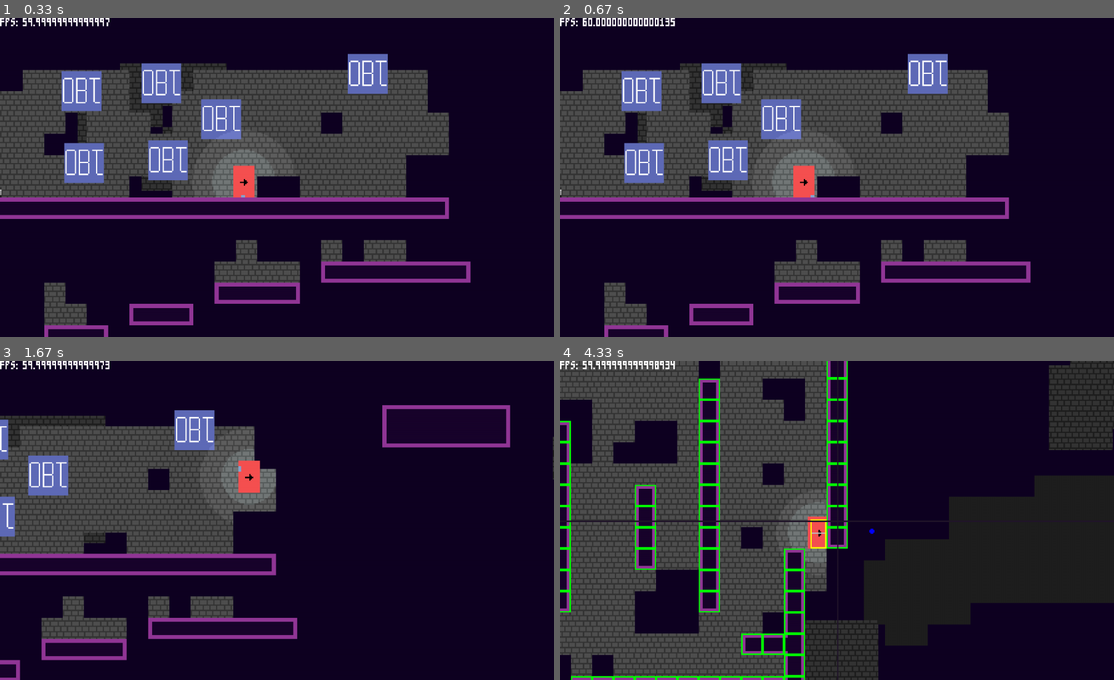
Above: before the commit, frames 1-4 (two rows, left to right).
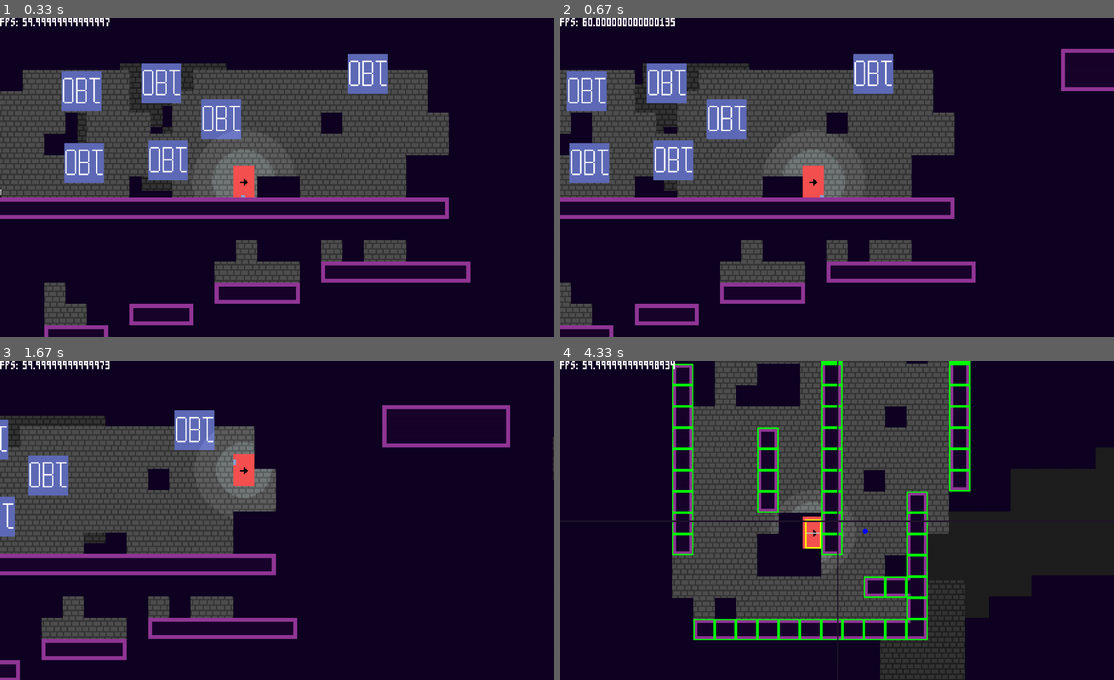
Above: after the commit, the same moments.

Repository: towella/platformer_test
Game: pygame game, started from code/main.py
Same seed, same stepped clock (60 frames per second), same inputs: the game is played once before the commit and once after it.
Inputs (mouse positions are in pixels of both pictures, inside the frame that each line leads up to):
- Up to frame 1 (0.33 s): no input
- Up to frame 2 (0.67 s): tap Shift at 0.33 s
- Up to frame 3 (1.67 s): hold D 0.67-1.13 s; hold R 1.17-1.47 s; hold W 1.17-1.47 s; hold W from 1.5 s (still down); move the mouse to (144, 523) at 1.53 s; tap . at 1.65 s
- Up to frame 4 (4.33 s): release W at 1.8 s; hold D 1.83-2.3 s; hold A 2.33-2.87 s; hold S 2.9-3.2 s; tap . at 3.05, 3.38 s; hold A 3.23-3.63 s; tap Z at 3.3, 3.6, 3.73, 4.13 s; hold W 3.67-4.03 s; hold D from 4.07 s (still down)

Frame 1 is identical in both runs. In frame 2, 27% of the frame differs, in the area x 0-100%, y 9-100%; in frame 3, 0.8%; in frame 4, 61%, in the area x 0-100%, y 0-100%.

Commit message:
Wall Jumping
- Horizontal wall kick velocity is added gradually over a set time period rather than in a single frame.
- No horizontal directional input will be registered during wall jump kick off window (time where vel is added). Control regained as soon as window is complete. Otherwise unfair for player not to be able to direct character.
- When player is on wall, now stays sliding, even when no directional input is registered, until either: the wall ends, the player moves off wall.
- Sticky walls implemented. Window of time when player leaves wall where wall jump is still accepted. (i.e. wall jump coyote time).

Diff:
--- a/code/player.py
+++ b/code/player.py
@@ -90,7 +90,7 @@
         self.jump_hold_timer = self.jump_max  # amount of time jump has been held. Not related to allowing initial jumps
 
         # - double jump -
-        self.can_double_jump = True
+        self.can_double_jump = False
         # - coyote time -
         self.coyote_timer = 0  # times the frames since left the floor
         self.coyote_max = 5  # maximum time for a coyote jump to occur
@@ -107,16 +107,18 @@
         # (starts on max to prevent buffer jump being cued on start)
 
         # -- Wall slide/jump --
-        self.on_wall = False
-        self.can_wall_jump = True
+        self.on_wall = False  # if player is currently touching wall
+        self.can_wall_jump = True  # whether allowed to wall jump or not
+        self.wall_jumping = False  # whether player is in wall jump (should have x wall kick vel applied)
+        self.wall_jump_max = 5  # timer for duration of wall jump
         self.on_wall_right = -1  # used to multiply wall x offset to change direction
         self.wall_jump_speed = 7  # wall jump upwards speed
-        self.wall_kick_speed = 15  # horizontal velocity gained away from wall when wall jumping
+        self.wall_kick_speed = 3  # horizontal velocity gained away from wall when wall jumping
         self.wall_term_vel = 2  # maximum fall (slide) speed when on a wall
         self.extended_wall_jumps = False
         # - sticky wall -
-        self.sticky_wall_timer = 0
         self.sticky_wall_max = 5
+        self.sticky_wall_timer = self.sticky_wall_max
         # - buffer wall jump -
         self.wall_jumpbuff_max = 7  # max time a buffered wall jump can be cued before it is removed (in frames)
 
@@ -192,7 +194,7 @@
         #### horizontal movement ####
         # -- walk --
         # the not self.'side'_pressed prevents holding a direction and hitting the other at the same time to change direction
-        if (keys[pygame.K_d] or self.get_controller_input('right')) and not self.left_pressed:
+        if (keys[pygame.K_d] or self.get_controller_input('right')) and not self.left_pressed and not self.wall_jumping:
             if not self.crouching:
                 self.direction.x = self.speed_x
             else:
@@ -202,7 +204,7 @@
         else:
             self.right_pressed = False
 
-        if (keys[pygame.K_a] or self.get_controller_input('left')) and not self.right_pressed:
+        if (keys[pygame.K_a] or self.get_controller_input('left')) and not self.right_pressed and not self.wall_jumping:
             if not self.crouching:
                 self.direction.x = -self.speed_x
             else:
@@ -214,7 +216,7 @@
 
         # -- dash --
         # if wanting to dash and not holding the button
-        if (keys[pygame.K_PERIOD] or self.get_controller_input('dash')) and not self.dash_pressed:
+        if (keys[pygame.K_LSHIFT] or keys[pygame.K_RSHIFT] or self.get_controller_input('dash')) and not self.dash_pressed:
             # if only just started dashing, dashing is true and dash direction is set. Prevents changing dash dir during dash
             if not self.dashing:
                 self.dashing = True
@@ -227,7 +229,7 @@
             self.dashbuff_timer = 0  # set to 0 ready for next buffdash
             self.dash_pressed = True
         # neccessary to prevent repeated dashes on button hold
-        elif not keys[pygame.K_PERIOD] and not self.get_controller_input('dash'):
+        elif not keys[pygame.K_LSHIFT] and not keys[pygame.K_RSHIFT] and not self.get_controller_input('dash'):
             self.dash_pressed = False
 
         self.dash(dt)
@@ -388,22 +390,29 @@
         else:
             self.coyote_timer += round(1 * dt)  # increments when not on the ground
 
+        # -- sticky wall time --
+        if self.on_wall:
+            self.sticky_wall_timer = 0  # reset on wall
+        else:
+            self.sticky_wall_timer += round(1 * dt)  # increments when not on wall
+
         # - reset -
         if self.on_ground:
             self.jumping = False
         if self.on_ground or self.on_wall:
             self.can_double_jump = True
+            self.wall_jumping = False
         if not self.jump_pressed:
             self.can_wall_jump = True
 
         # - wall jump -
         # before normal jump. Prevents double jump being checked before wall jump (BAD: infinite double jumps up walls)
-        # if on wall
+        # if on wall or within sticky wall lenience window
         # input within jump window
         # not on the ground (so ground jump takes prescendence over wall jump)
         # allowed to wall jump (button has been lifted since last wall jump)
         # wanting jump (jump pressed)
-        if self.on_wall and self.jump_timer < self.wall_jumpbuff_max and not \
+        if self.sticky_wall_timer < self.sticky_wall_max and self.jump_timer < self.wall_jumpbuff_max and not \
                 self.on_ground and self.can_wall_jump and self.jump_pressed:
             self.direction.y = -self.wall_jump_speed
             # sideways kick off, thrust opposite facing dir.
@@ -411,6 +420,7 @@
             # // dt to counteract later * by dt. prevents dt being applied to instantaneous movement
             self.direction.x = (self.wall_kick_speed // dt) * -self.on_wall_right
             self.dashing = False
+            self.wall_jumping = True
             self.can_wall_jump = False
             if self.extended_wall_jumps:
                 self.jumping = True  # (wall jump)
@@ -447,6 +457,12 @@
         # if already jumping (has hopped) and not exceeding max jump and want to jump still
         elif self.jumping and self.jump_hold_timer < self.jump_max and self.jump_pressed:
             self.direction.y = -self.jump_speed
+
+        # - continue wall jump velocity -
+        if self.wall_jumping and self.jump_timer < self.wall_jump_max:
+            self.direction.x = self.wall_kick_speed * -self.on_wall_right
+        else:
+            self.wall_jumping = False
 
         self.jump_timer += round(1 * dt)  # increments the timer (time since jump input if jump hasnt been executed yet)
         self.jump_hold_timer += round(1 * dt)  # increments timer (time jump has been held for)
@@ -512,7 +528,10 @@
     # checks collision for a given hitbox (the player's) against given tiles on the x
     def collision_x(self, tiles):
         collision_offset = [0, 0]  # position hitbox is to be corrected to after checks
-        self.on_wall = False
+        # if on wall on prev frame, push one pixel towards wall so collision checks == true. Stays sliding on wall
+        if self.on_wall:
+            self.hitbox.x += self.on_wall_right
+        self.on_wall = False  # assume false until proven true
 
         top = False
         top_margin = False
--- a/rooms/room_0.tmx
+++ b/rooms/room_0.tmx
@@ -399,7 +399,7 @@
    </object>
    <object id="8" template="tiled_templates/Spawn.tx" name="room_1" class="Spawn" x="1440" y="1063.36">
     <properties>
-     <property name="player_facing" value="right"/>
+     <property name="player_facing" value="left"/>
     </properties>
    </object>
    <object id="14" template="tiled_templates/Spawn.tx" name="1" class="Spawn" x="335.916" y="200.154">
--- a/rooms/room_1.tmx
+++ b/rooms/room_1.tmx
@@ -1,95 +1,113 @@
 <?xml version="1.0" encoding="UTF-8"?>
-<map version="1.9" tiledversion="1.9.0" orientation="orthogonal" renderorder="right-down" width="29" height="20" tilewidth="16" tileheight="16" infinite="0" nextlayerid="22" nextobjectid="9">
+<map version="1.9" tiledversion="1.9.0" orientation="orthogonal" renderorder="right-down" width="70" height="26" tilewidth="16" tileheight="16" infinite="0" nextlayerid="22" nextobjectid="9">
  <tileset firstgid="1" source="../assets/level_assets/tiles/tile_set_template/tile_set_template.tsx"/>
  <tileset firstgid="101" source="../assets/level_assets/decoration objects/object_set_template/object_set_template.tsx"/>
  <group id="14" name="visuals">
   <group id="16" name="bg decoration">
-   <layer id="20" name="background tile 1" class="tile decoration" width="29" height="20">
+   <layer id="20" name="background tile 1" class="tile decoration" width="70" height="26">
     <data encoding="csv">
-0,0,0,0,0,0,0,0,0,0,0,0,0,0,0,0,0,0,0,0,0,0,0,0,0,0,0,0,0,
-0,0,0,0,0,0,0,0,0,0,0,0,0,0,0,0,0,0,0,0,0,0,0,61,61,61,61,61,0,
-0,0,0,0,0,0,0,0,0,0,0,0,0,0,0,0,0,0,0,0,0,0,0,0,0,61,0,0,0,
-0,0,0,0,0,0,0,0,0,0,0,0,0,0,0,0,0,0,0,0,0,0,0,0,0,61,61,61,0,
-0,0,0,0,0,0,0,0,0,0,61,0,0,0,0,0,0,0,0,0,0,0,0,0,0,0,61,61,0,
-0,0,0,0,0,0,0,0,0,0,61,61,0,0,0,0,0,0,0,0,0,0,0,0,0,0,61,0,0,
-0,0,0,0,0,0,0,0,0,0,61,61,0,0,0,0,0,0,0,0,0,0,0,0,0,0,61,61,0,
-0,0,0,0,0,0,61,61,0,61,61,61,61,0,0,0,0,0,0,0,0,0,0,0,0,0,0,61,0,
-0,0,0,0,0,0,61,61,61,61,61,61,61,0,0,0,0,0,0,0,0,61,0,0,0,0,0,61,0,
-0,61,61,0,0,0,61,61,61,61,61,0,61,0,0,0,0,0,0,0,61,61,0,0,0,0,0,61,0,
-0,61,61,0,0,0,61,0,0,0,0,0,61,0,0,0,0,0,0,61,61,61,61,0,0,0,0,0,0,
-0,61,61,61,61,61,0,0,0,0,0,0,61,0,0,0,0,0,0,61,0,0,61,0,0,0,0,0,0,
-0,61,61,61,0,61,0,0,0,0,0,0,61,0,0,0,0,0,0,61,61,61,61,0,0,0,0,0,0,
-0,61,0,0,61,61,0,0,0,0,0,0,61,0,0,0,0,0,0,61,61,0,61,61,0,0,0,0,0,
-0,61,61,61,61,0,0,0,0,0,0,0,61,61,0,0,0,0,0,61,61,61,0,61,0,0,0,0,0,
-61,61,61,61,61,0,0,0,0,0,0,0,61,61,0,0,0,0,0,61,61,61,61,61,0,0,0,61,0,
-61,61,61,61,61,0,0,0,0,0,0,0,61,61,0,0,0,61,0,61,61,61,61,61,0,0,61,61,0,
-61,61,0,61,0,0,0,0,0,0,0,0,61,61,0,0,61,61,0,61,61,61,61,61,0,61,61,61,0,
-61,61,61,61,0,0,0,0,0,0,0,0,61,61,0,0,61,61,0,0,61,61,61,61,0,61,61,61,0,
-0,0,0,0,0,0,0,0,0,0,0,0,0,0,0,0,0,0,0,0,0,0,0,0,0,0,0,0,0
+0,0,0,0,0,0,0,0,0,0,0,0,0,0,0,0,0,0,0,0,0,0,0,0,0,0,0,0,0,0,0,0,0,0,0,0,0,0,0,0,0,0,0,0,0,0,0,0,0,0,0,0,0,0,0,0,0,0,0,0,0,0,0,0,0,0,0,0,0,0,
+0,0,0,0,0,0,0,0,0,0,0,0,0,0,0,0,0,0,0,0,0,0,0,0,0,0,0,0,0,0,0,0,0,0,0,0,0,0,0,0,0,0,0,0,0,0,0,0,0,0,0,0,0,0,0,0,0,0,0,0,0,0,0,0,0,0,0,0,0,0,
+0,0,0,0,0,0,0,0,0,0,0,0,0,0,0,0,0,0,0,0,0,0,0,0,0,0,0,0,0,0,0,0,0,0,0,0,0,0,0,0,0,0,0,0,0,0,0,0,0,0,0,0,0,0,0,0,0,0,0,0,0,0,0,0,0,0,0,0,0,0,
+0,0,0,0,0,0,0,0,0,0,0,0,0,0,0,0,0,0,0,0,0,0,0,0,0,0,0,0,0,0,0,0,0,0,0,0,0,0,0,0,0,0,0,0,0,0,0,0,0,0,0,0,0,0,0,0,0,0,0,0,0,0,0,0,0,0,0,0,0,0,
+0,0,0,0,0,0,0,0,0,0,0,0,0,0,0,0,0,0,0,0,0,0,0,0,0,0,0,0,0,0,0,0,0,0,0,0,0,0,0,0,0,0,0,0,0,0,0,0,0,0,0,0,0,0,0,0,0,0,0,0,0,0,0,0,0,0,0,0,0,0,
+0,0,0,0,0,0,0,0,0,0,0,0,0,0,0,0,0,0,0,0,0,0,0,0,0,0,0,0,0,0,0,0,0,0,0,0,0,0,0,0,0,0,0,0,0,0,0,0,0,0,0,0,0,0,0,0,0,0,0,0,0,0,0,0,0,0,0,0,0,0,
+0,0,0,0,0,0,0,0,0,0,0,0,0,0,0,0,0,0,0,0,0,0,0,0,0,0,0,0,0,0,0,0,0,0,0,0,0,0,0,0,0,0,0,0,0,0,0,0,0,0,0,0,0,0,0,0,0,0,0,0,0,0,0,0,0,0,0,0,0,0,
+0,0,0,0,0,0,0,0,0,0,0,0,0,0,0,0,0,0,0,0,0,0,0,61,61,61,61,61,0,0,0,0,0,0,0,0,0,0,0,0,0,0,0,0,0,0,0,0,0,0,0,0,0,0,0,0,0,0,0,0,0,0,0,0,0,0,0,0,0,0,
+0,0,0,0,0,0,0,0,0,0,0,0,0,0,0,0,0,0,0,0,0,0,0,0,0,61,0,0,0,0,0,0,0,0,0,0,0,0,0,0,0,0,0,0,0,0,0,0,0,0,0,0,0,0,0,0,0,0,0,0,0,0,0,0,0,0,0,0,0,0,
+0,0,0,0,0,0,0,0,0,0,0,0,0,0,0,0,0,0,0,0,0,0,0,0,0,61,61,61,0,0,0,0,0,0,0,0,0,0,0,0,0,0,0,0,0,0,0,0,0,0,0,0,0,0,0,0,0,0,0,0,0,0,0,0,0,0,0,0,0,0,
+0,0,0,0,0,0,0,0,0,0,61,0,0,0,0,0,0,0,0,0,0,0,0,0,0,0,61,61,0,0,0,0,0,0,0,0,0,0,0,0,0,0,0,0,0,0,0,0,0,0,0,0,0,0,0,0,0,0,0,0,0,0,0,0,0,0,0,0,0,0,
+0,0,0,0,0,0,0,0,0,0,61,61,0,0,0,0,0,0,0,0,0,0,0,0,0,0,61,0,0,0,0,0,0,0,0,0,0,0,0,0,0,0,0,0,0,0,0,0,0,0,0,0,0,0,0,0,0,0,0,0,0,0,0,0,0,0,0,0,0,0,
+0,0,0,0,0,0,0,0,0,0,61,61,0,0,0,0,0,0,0,0,0,0,0,0,0,0,61,61,0,0,0,0,0,0,0,0,0,0,0,0,0,0,0,0,0,0,0,0,0,0,0,0,0,0,0,0,0,0,0,0,0,0,0,0,0,0,0,0,0,0,
+0,0,0,0,0,0,61,61,0,61,61,61,61,0,0,0,0,0,0,0,0,0,0,0,0,0,0,61,0,0,0,0,0,0,0,0,0,0,0,0,0,0,0,0,0,0,0,0,0,0,0,0,0,0,0,0,0,0,0,0,0,0,0,0,0,0,0,0,0,0,
+0,0,0,0,0,0,61,61,61,61,61,61,61,0,0,0,0,0,0,0,0,61,0,0,0,0,0,61,0,0,0,0,0,0,0,0,0,0,0,0,0,0,0,0,0,0,0,0,0,0,0,0,0,0,0,0,0,0,0,0,0,0,0,0,0,0,0,0,0,0,
+0,61,61,0,0,0,61,61,61,61,61,0,61,0,0,0,0,0,0,0,61,61,0,0,0,0,0,61,0,0,0,0,0,0,0,0,0,0,0,0,0,0,0,0,0,0,0,0,0,0,0,0,0,0,0,0,0,0,0,0,0,0,0,0,0,0,0,0,0,0,
+0,61,61,0,0,0,61,0,0,0,0,0,61,0,0,0,0,0,0,61,61,61,61,0,0,0,0,0,0,0,0,0,0,0,0,0,0,0,0,0,0,0,0,0,0,0,0,0,0,0,0,0,0,0,0,0,0,0,0,0,0,0,0,0,0,0,0,0,0,0,
+0,61,61,61,61,61,0,0,0,0,0,0,61,0,0,0,0,0,0,61,0,0,61,0,0,0,0,0,0,0,0,0,0,0,0,0,0,0,0,0,0,0,0,0,0,0,0,0,0,0,0,0,0,0,0,0,0,0,0,0,0,0,0,0,0,0,0,0,0,0,
+0,61,61,61,0,61,0,0,0,0,0,0,61,0,0,0,0,0,0,61,61,61,61,0,0,0,0,0,0,0,0,0,0,0,0,0,0,0,0,0,0,0,0,0,0,0,0,0,0,0,0,0,0,0,0,0,0,0,0,0,0,0,0,0,0,0,0,0,0,0,
+0,61,0,0,61,61,0,0,0,0,0,0,61,0,0,0,0,0,0,61,61,0,61,61,0,0,0,0,0,0,0,0,0,0,0,0,0,0,0,0,0,0,0,0,0,0,0,0,0,0,0,0,0,0,0,0,0,0,0,0,0,0,0,0,0,0,0,0,0,0,
+0,61,61,61,61,0,0,0,0,0,0,0,61,61,0,0,0,0,0,61,61,61,0,61,0,0,0,0,0,0,0,0,0,0,0,0,0,0,0,0,0,0,0,0,0,0,0,0,0,0,0,0,0,0,0,0,0,0,0,0,0,0,0,0,0,0,0,0,0,0,
+61,61,61,61,61,0,0,0,0,0,0,0,61,61,0,0,0,0,0,61,61,61,61,61,0,0,0,61,0,0,0,0,0,0,0,0,0,0,0,0,0,0,0,0,0,0,0,0,0,0,0,0,0,0,0,0,0,0,0,0,0,0,0,0,0,0,0,0,0,0,
+61,61,61,61,61,0,0,0,0,0,0,0,61,61,0,0,0,61,0,61,61,61,61,61,0,0,61,61,0,0,0,0,0,0,0,0,0,0,0,0,0,0,0,0,0,0,0,0,0,0,0,0,0,0,0,0,0,0,0,0,0,0,0,0,0,0,0,0,0,0,
+61,61,0,61,0,0,0,0,0,0,0,0,61,61,0,0,61,61,0,61,61,61,61,61,0,61,61,61,0,0,0,0,0,0,0,0,0,0,0,0,0,0,0,0,0,0,0,0,0,0,0,0,0,0,0,0,0,0,0,0,0,0,0,0,0,0,0,0,0,0,
+61,61,61,61,0,0,0,0,0,0,0,0,61,61,0,0,61,61,0,0,61,61,61,61,0,61,61,61,0,0,0,0,0,0,0,0,0,0,0,0,0,0,0,0,0,0,0,0,0,0,0,0,0,0,0,0,0,0,0,0,0,0,0,0,0,0,0,0,0,0,
+0,0,0,0,0,0,0,0,0,0,0,0,0,0,0,0,0,0,0,0,0,0,0,0,0,0,0,0,0,0,0,0,0,0,0,0,0,0,0,0,0,0,0,0,0,0,0,0,0,0,0,0,0,0,0,0,0,0,0,0,0,0,0,0,0,0,0,0,0,0
 </data>
    </layer>
    <objectgroup id="21" name="background object 1" class="object decoration">
-    <object id="5" gid="101" x="230" y="151" width="30" height="30"/>
-    <object id="6" gid="101" x="307" y="91" width="30" height="30"/>
-    <object id="7" gid="101" x="178" y="117" width="30" height="30"/>
+    <object id="5" gid="101" x="230" y="247" width="30" height="30"/>
+    <object id="6" gid="101" x="307" y="187" width="30" height="30"/>
+    <object id="7" gid="101" x="178" y="213" width="30" height="30"/>
    </objectgroup>
   </group>
-  <layer id="6" name="hazards" width="29" height="20">
+  <layer id="6" name="hazards" width="70" height="26">
    <data encoding="csv">
-0,0,0,0,0,0,0,0,0,0,0,0,0,0,0,0,0,0,0,0,0,0,0,0,0,0,0,0,0,
-0,0,0,0,0,0,0,0,0,0,0,0,0,0,0,0,0,0,0,0,0,0,0,0,0,0,0,0,0,
-0,11,11,11,0,0,0,0,0,0,0,0,0,0,0,0,0,0,0,0,0,0,0,0,0,0,0,0,0,
-0,0,0,0,0,0,0,0,0,0,0,0,0,0,0,0,0,0,0,0,0,0,0,0,0,0,0,0,0,
-0,0,0,0,0,0,0,0,0,0,0,0,0,0,0,0,0,0,0,0,0,0,0,0,0,0,0,0,0,
-0,0,0,0,0,0,0,0,0,0,0,0,0,0,0,0,0,0,0,0,0,0,0,0,0,0,0,0,0,
-0,0,0,0,0,0,0,0,0,0,0,0,0,0,0,0,0,0,0,0,0,0,0,0,0,0,0,0,0,
-0,0,0,0,0,0,0,0,0,0,0,0,0,0,0,0,0,0,0,0,0,0,0,0,0,0,0,0,0,
-0,0,0,0,0,0,0,0,0,0,0,0,0,0,0,0,0,0,0,0,0,0,0,0,0,0,0,0,0,
-0,0,0,0,0,0,0,0,0,0,0,0,0,0,0,0,0,0,0,0,0,0,0,0,0,0,0,0,0,
-0,0,0,0,0,0,0,0,0,0,0,0,0,0,0,0,0,0,0,0,0,0,0,0,0,0,0,0,0,
-0,0,0,0,0,0,0,0,0,0,0,0,0,0,0,0,0,0,0,0,0,0,0,0,0,0,0,0,0,
-0,0,0,0,0,0,0,0,0,0,0,0,0,0,0,0,0,0,0,0,0,0,0,0,0,0,0,0,0,
-0,0,0,0,0,0,0,0,0,0,0,0,0,0,0,0,0,0,0,0,0,0,0,0,0,0,0,0,0,
-0,0,0,0,0,0,0,0,0,0,0,0,0,0,0,0,0,0,0,0,0,0,0,0,0,0,0,0,0,
-0,0,0,0,0,0,0,0,0,0,0,0,0,0,0,0,0,0,0,0,0,0,0,0,0,0,0,0,0,
-0,0,0,0,0,0,0,0,0,0,0,0,0,0,0,0,0,0,0,0,0,0,0,0,0,0,0,0,0,
-0,0,0,0,0,0,0,0,0,0,0,0,0,0,0,0,0,0,0,0,0,0,0,0,0,0,0,0,0,
-0,0,0,0,0,0,0,0,0,0,0,0,11,11,11,11,11,11,0,11,11,11,11,11,0,11,11,11,0,
-0,0,0,0,0,0,0,0,0,0,0,0,0,0,0,0,0,0,0,0,0,0,0,0,0,0,0,0,0
+0,0,0,0,0,0,0,0,0,0,0,0,0,0,0,0,0,0,0,0,0,0,0,0,0,0,0,0,0,0,0,0,0,0,0,0,0,0,0,0,0,0,0,0,0,0,0,0,0,0,0,0,0,0,0,0,0,0,0,0,0,0,0,0,0,0,0,0,0,0,
+0,0,0,0,0,0,0,0,0,0,0,0,0,0,0,0,0,0,0,0,0,0,0,0,0,0,0,0,0,0,0,0,0,0,0,0,0,0,0,0,0,0,0,0,0,0,0,0,0,0,0,0,0,0,0,0,0,0,0,0,0,0,0,0,0,0,0,0,0,0,
+0,0,0,0,0,0,0,0,0,0,0,0,0,0,0,0,0,0,0,0,0,0,0,0,0,0,0,0,0,0,0,0,0,0,0,0,0,0,0,0,0,0,0,0,0,0,0,0,0,0,0,0,0,0,0,0,0,0,0,0,0,0,0,0,0,0,0,0,0,0,
+0,0,0,0,0,0,0,0,0,0,0,0,0,0,0,0,0,0,0,0,0,0,0,0,0,0,0,0,0,0,0,0,0,0,0,0,0,0,0,0,0,0,0,0,0,0,0,0,0,0,0,0,0,0,0,0,0,0,0,0,0,0,0,0,0,0,0,0,0,0,
+0,0,0,0,0,0,0,0,0,0,0,0,0,0,0,0,0,0,0,0,0,0,0,0,0,0,0,0,0,0,0,0,0,0,0,0,0,0,0,0,0,0,0,0,0,0,0,0,0,0,0,0,0,0,0,0,0,0,0,0,0,0,0,0,0,0,0,0,0,0,
+0,0,0,0,0,0,0,0,0,0,0,0,0,0,0,0,0,0,0,0,0,0,0,0,0,0,0,0,0,0,0,0,0,0,0,0,0,0,0,0,0,0,0,0,0,0,0,0,0,0,0,0,0,0,0,0,0,0,0,0,0,0,0,0,0,0,0,0,0,0,
+0,0,0,0,0,0,0,0,0,0,0,0,0,0,0,0,0,0,0,0,0,0,0,0,0,0,0,0,0,0,0,0,0,0,0,0,0,0,0,0,0,0,0,0,0,0,0,0,0,0,0,0,0,0,0,0,0,0,0,0,0,0,0,0,0,0,0,0,0,0,
+0,0,0,0,0,0,0,0,0,0,0,0,0,0,0,0,0,0,0,0,0,0,0,0,0,0,0,0,0,0,0,0,0,0,0,0,0,0,0,0,0,0,0,0,0,0,0,0,0,0,0,0,0,0,0,0,0,0,0,0,0,0,0,0,0,0,0,0,0,0,
+0,0,0,0,0,0,0,0,0,0,0,0,0,0,0,0,0,0,0,0,0,0,0,0,0,0,0,0,0,0,0,0,0,0,0,0,0,0,0,0,0,0,0,0,0,0,0,0,0,0,0,0,0,0,0,0,0,0,0,0,0,0,0,0,0,0,0,0,0,0,
+0,0,0,0,0,0,0,0,0,0,0,0,0,0,0,0,0,0,0,0,0,0,0,0,0,0,0,0,0,0,0,0,0,0,0,0,0,0,0,0,0,0,0,0,0,0,0,0,0,0,0,0,0,0,0,0,0,0,0,0,0,0,0,0,0,0,0,0,0,0,
+0,0,0,0,0,0,0,0,0,0,0,0,0,0,0,0,0,0,0,0,0,0,0,0,0,0,0,0,0,0,0,0,0,0,0,0,0,0,0,0,0,0,0,0,0,0,0,0,0,0,0,0,0,0,0,0,0,0,0,0,0,0,0,0,0,0,0,0,0,0,
+0,0,0,0,0,0,0,0,0,0,0,0,0,0,0,0,0,0,0,0,0,0,0,0,0,0,0,0,0,0,0,0,0,0,0,0,0,0,0,0,0,0,0,0,0,0,0,0,0,0,0,0,0,0,0,0,0,0,0,0,0,0,0,0,0,0,0,0,0,0,
+0,0,0,0,0,0,0,0,0,0,0,0,0,0,0,0,0,0,0,0,0,0,0,0,0,0,0,0,0,0,0,0,0,0,0,0,0,0,0,0,0,0,0,0,0,0,0,0,0,0,0,0,0,0,0,0,0,0,0,0,0,0,0,0,0,0,0,0,0,0,
+0,0,0,0,0,0,0,0,0,0,0,0,0,0,0,0,0,0,0,0,0,0,0,0,0,0,0,0,0,0,0,0,0,0,0,0,0,0,0,0,0,0,0,0,0,0,0,0,0,0,0,0,0,0,0,0,0,0,0,0,0,0,0,0,0,0,0,0,0,0,
+0,0,0,0,0,0,0,0,0,0,0,0,0,0,0,0,0,0,0,0,0,0,0,0,0,0,0,0,0,0,0,0,0,0,0,0,0,0,0,0,0,0,0,0,0,0,0,0,0,0,0,0,0,0,0,0,0,0,0,0,0,0,0,0,0,0,0,0,0,0,
+0,0,0,0,0,0,0,0,0,0,0,0,0,0,0,0,0,0,0,0,0,0,0,0,0,0,0,0,0,0,0,0,0,0,0,0,0,0,0,0,0,0,0,0,0,0,0,0,0,0,0,0,0,0,0,0,0,0,0,0,0,0,0,0,0,0,0,0,0,0,
+0,0,0,0,0,0,0,0,0,0,0,0,0,0,0,0,0,0,0,0,0,0,0,0,0,0,0,0,0,0,0,0,0,0,0,0,0,0,0,0,0,0,0,0,0,0,0,0,0,0,0,0,0,0,0,0,0,0,0,0,0,0,0,0,0,0,0,0,0,0,
+0,0,0,0,0,0,0,0,0,0,0,0,0,0,0,0,0,0,0,0,0,0,0,0,0,0,0,0,0,0,0,0,0,0,0,0,0,0,0,0,0,0,0,0,0,0,0,0,0,0,0,0,0,0,0,0,0,0,0,0,0,0,0,0,0,0,0,0,0,0,
+0,0,0,0,0,0,0,0,0,0,0,0,0,0,0,0,0,0,0,0,0,0,0,0,0,0,0,0,0,0,0,0,0,0,0,0,0,0,0,0,0,0,0,0,0,0,0,0,0,0,0,0,0,0,0,0,0,0,0,0,0,0,0,0,0,0,0,0,0,0,
+0,0,0,0,0,0,0,0,0,0,0,0,0,0,0,0,0,0,0,0,0,0,0,0,0,0,0,0,0,0,0,0,0,0,0,0,0,0,0,0,0,0,0,0,0,0,0,0,0,0,0,0,0,0,0,0,0,0,0,0,0,0,0,0,0,0,0,0,0,0,
+0,0,0,0,0,0,0,0,0,0,0,0,0,0,0,0,0,0,0,0,0,0,0,0,0,0,0,0,0,0,0,0,0,0,0,0,0,0,0,0,0,0,0,0,0,0,0,0,0,0,0,0,0,0,0,0,0,0,0,0,0,0,0,0,0,0,0,0,0,0,
+0,0,0,0,0,0,0,0,0,0,0,0,0,0,0,0,0,0,0,0,0,0,0,0,0,0,0,0,0,0,0,0,0,0,0,0,0,0,0,0,0,0,0,0,0,0,0,0,0,0,0,0,0,0,0,0,0,0,0,0,0,0,0,0,0,0,0,0,0,0,
+0,0,0,0,0,0,0,0,0,0,0,0,0,0,0,0,0,0,0,0,0,0,0,0,0,0,0,0,0,0,0,0,0,0,0,0,0,0,0,0,0,0,0,0,0,0,0,0,0,0,0,0,0,0,0,0,0,0,0,0,0,0,0,0,0,0,0,0,0,0,
+0,0,0,0,0,0,0,0,0,0,0,0,0,0,0,0,0,0,0,0,0,0,0,0,0,0,0,0,0,0,0,0,0,0,0,0,0,0,0,0,0,0,0,0,0,0,0,0,0,0,0,0,0,0,0,0,0,0,0,0,0,0,0,0,0,0,0,0,0,0,
+0,0,0,0,0,0,0,0,0,0,0,0,11,11,11,11,11,11,0,11,11,11,11,11,0,11,11,11,0,0,0,0,0,0,0,0,0,0,0,0,0,0,0,0,0,0,0,0,0,0,0,0,0,0,0,0,0,0,0,0,0,0,0,0,0,0,0,0,0,0,
+0,0,0,0,0,0,0,0,0,0,0,0,0,0,0,0,0,0,0,0,0,0,0,0,0,0,0,0,0,0,0,0,0,0,0,0,0,0,0,0,0,0,0,0,0,0,0,0,0,0,0,0,0,0,0,0,0,0,0,0,0,0,0,0,0,0,0,0,0,0
 </data>
   </layer>
-  <layer id="1" name="collideable" width="29" height="20">
+  <layer id="1" name="collideable" width="70" height="26">
    <data encoding="csv">
-2,4,4,4,4,4,4,4,4,4,4,4,4,4,4,4,4,4,4,4,4,4,4,4,4,4,4,4,3,
-14,0,0,0,0,0,0,0,0,0,0,0,0,0,0,0,0,0,0,0,0,0,0,0,0,0,0,0,14,
-14,0,0,0,0,0,0,0,0,0,0,0,0,0,0,0,0,0,0,0,0,0,0,0,0,0,0,0,14,
-44,36,36,36,36,36,36,36,36,10,0,0,0,0,0,0,0,0,0,0,0,0,0,0,0,0,0,0,14,
-26,28,28,28,28,28,28,22,37,20,0,0,0,0,0,0,0,0,0,0,0,0,0,0,0,0,0,0,14,
-26,28,28,28,28,22,37,20,0,0,0,0,0,0,0,0,0,0,0,0,0,0,0,0,0,0,0,0,14,
-26,28,28,22,37,20,0,0,0,0,0,0,0,0,0,0,0,0,0,0,0,0,0,0,0,0,0,0,14,
-26,28,22,20,0,0,0,0,0,0,0,0,0,0,0,0,0,0,0,0,0,0,0,0,0,0,0,0,14,
-54,37,20,0,0,0,0,0,0,0,0,0,0,0,0,0,0,0,0,0,0,0,0,0,0,0,0,0,14,
-14,0,0,0,0,0,0,0,0,0,0,17,0,0,0,0,0,0,0,0,0,0,0,0,0,0,0,0,14,
-14,0,0,0,0,0,0,9,36,36,36,45,0,0,0,0,0,0,17,0,0,0,0,0,0,0,0,0,14,
-14,0,0,0,0,0,9,33,28,28,28,27,0,0,0,0,0,0,14,0,0,0,0,0,0,0,0,0,14,
-14,0,0,0,0,0,26,28,28,28,28,27,0,0,0,0,0,0,14,0,0,0,0,0,0,0,0,0,14,
-14,0,0,0,0,0,26,28,28,28,28,27,0,0,0,0,0,0,14,0,0,0,0,0,0,0,0,0,14,
-8,0,0,0,0,9,33,28,28,28,28,27,0,0,0,0,0,0,14,0,0,0,0,0,17,0,0,0,14,
-0,0,0,0,0,26,28,28,28,28,28,27,0,0,0,0,0,0,14,0,0,0,0,0,14,0,0,0,14,
-0,0,0,0,0,26,28,28,28,28,28,27,0,0,0,0,0,0,14,0,0,0,0,0,14,0,0,0,14,
-0,0,0,0,9,33,28,28,28,28,28,27,0,0,0,0,0,0,14,0,0,0,0,0,14,0,0,0,14,
-0,0,0,0,26,28,28,28,28,28,28,27,0,0,0,0,0,0,14,0,0,0,0,0,14,0,0,0,14,
-18,4,4,4,56,37,37,37,37,37,37,57,4,4,4,4,4,4,6,4,4,4,4,4,6,4,4,4,13
+37,37,37,37,37,37,37,37,37,37,37,37,37,37,37,37,37,37,37,37,37,37,37,37,37,37,37,37,37,37,37,37,37,37,37,37,37,37,37,37,37,37,37,37,37,37,37,37,37,37,37,37,37,37,37,37,37,37,37,37,37,37,37,37,37,37,37,37,37,23,
+0,0,0,0,0,0,0,0,0,0,0,0,0,0,0,0,0,0,0,0,0,0,0,0,0,0,0,0,0,0,0,0,0,0,0,0,0,0,0,0,0,0,0,0,0,0,0,0,0,0,0,0,0,0,0,0,0,0,0,0,0,0,0,0,0,0,0,0,0,26,
+0,0,0,0,0,0,0,0,0,0,0,0,0,0,0,0,0,0,0,0,0,0,0,0,0,0,0,0,0,0,0,0,0,0,0,0,0,0,0,0,0,0,0,0,0,0,0,0,0,0,0,0,0,0,0,0,0,0,0,0,0,0,0,0,0,0,0,0,0,26,
+0,0,0,0,0,0,0,0,0,0,0,0,0,0,0,0,0,0,0,0,0,0,0,0,0,0,0,0,0,0,0,0,0,0,0,0,0,0,0,0,0,0,0,0,0,0,0,0,0,0,0,0,0,0,0,0,0,0,0,0,0,0,0,0,0,0,0,0,0,26,
+0,0,0,0,0,0,0,0,0,0,0,0,0,0,0,0,0,0,0,0,0,0,0,0,0,0,0,0,0,0,0,0,0,0,0,0,0,0,0,0,0,0,0,0,0,0,0,0,0,0,0,0,0,0,0,0,0,0,0,0,0,0,0,0,0,0,0,0,0,26,
+40,40,40,40,40,40,40,40,40,40,0,0,0,0,0,0,0,0,0,0,0,0,0,0,0,0,0,0,0,0,0,0,0,0,0,0,0,0,0,0,0,0,0,0,0,0,0,0,0,0,0,0,0,0,0,0,0,0,0,0,0,0,0,0,0,0,0,0,0,26,
+40,40,40,40,40,40,40,40,40,40,0,0,0,0,0,0,0,0,0,0,0,0,0,0,0,0,0,0,0,0,0,0,0,0,0,0,0,0,0,0,0,0,0,0,0,0,0,0,0,0,0,0,0,0,0,0,0,0,0,0,0,0,0,0,0,0,0,0,0,26,
+40,40,40,40,40,40,40,40,0,0,0,0,0,0,0,0,0,0,0,0,0,0,0,0,0,0,0,0,14,0,0,0,0,0,0,0,0,0,0,0,0,0,0,0,0,0,0,0,0,0,0,0,0,0,0,0,0,0,0,0,0,0,0,0,0,0,0,0,0,26,
+40,40,40,40,40,40,0,0,0,0,0,0,0,0,0,0,0,0,0,0,0,0,0,0,0,0,0,0,14,0,0,0,0,0,0,0,0,0,0,0,0,0,0,0,0,0,0,0,0,0,0,0,0,0,0,0,0,0,0,0,0,0,0,0,0,0,0,0,0,26,
+40,40,40,40,40,0,0,0,0,0,0,0,0,0,0,0,0,0,0,0,0,0,0,0,0,0,0,0,14,0,0,0,0,0,0,0,0,0,0,0,0,0,0,0,0,0,0,0,0,0,0,0,0,0,0,0,0,0,0,0,0,0,0,0,0,0,0,0,0,26,
+40,40,40,40,0,0,0,0,0,0,0,0,0,0,0,0,0,0,0,0,0,0,0,0,0,0,0,0,14,0,0,0,0,0,0,0,0,0,0,0,0,0,0,0,0,0,0,0,0,0,0,0,0,0,0,0,0,0,0,0,0,0,0,0,0,0,0,0,0,26,
+40,40,40,40,0,0,0,0,0,0,0,0,0,0,0,0,0,0,0,0,0,0,0,0,0,0,0,0,14,0,0,0,0,0,0,0,0,0,0,0,0,0,0,0,0,0,0,0,0,0,0,0,0,0,0,0,0,0,0,0,0,0,0,0,0,0,0,0,0,26,
+40,40,40,40,0,0,0,0,0,0,0,0,0,0,0,0,0,0,0,0,0,0,0,0,0,0,0,0,14,0,0,0,0,0,0,0,0,0,0,0,0,0,0,0,0,0,0,0,0,0,0,0,0,0,0,0,0,0,0,0,0,0,0,0,0,0,0,0,0,26,
+40,40,40,0,0,0,0,0,0,0,0,0,0,0,0,0,0,0,0,0,0,0,0,0,0,0,0,0,14,0,0,0,0,0,0,0,0,0,0,0,0,0,0,0,0,0,0,0,0,0,0,0,0,0,0,0,0,0,0,0,0,0,0,0,0,0,0,0,0,26,
+40,40,40,0,0,0,0,0,0,0,0,0,0,0,0,0,0,0,0,0,0,0,0,0,0,0,0,0,14,0,0,0,0,0,0,0,0,0,0,0,0,0,0,0,0,0,0,0,0,0,0,0,0,0,0,0,0,0,0,0,0,0,0,0,0,0,0,0,0,26,
+40,40,0,0,0,0,0,0,0,0,0,17,0,0,0,0,0,0,0,0,0,0,0,0,0,0,0,0,14,0,0,0,0,0,0,0,0,0,0,0,0,0,0,0,0,0,0,0,0,0,0,0,0,0,0,0,0,0,0,0,0,0,0,0,0,0,0,0,0,26,
+40,40,0,0,0,0,0,9,36,36,36,45,0,0,0,0,0,0,17,0,0,0,0,0,0,0,0,0,14,0,0,0,0,0,0,0,0,0,0,0,0,0,0,0,0,0,0,0,0,0,0,0,0,0,0,0,0,0,0,0,0,0,0,0,0,0,0,0,0,26,
+40,40,0,0,0,0,9,33,28,28,28,27,0,0,0,0,0,0,14,0,0,0,0,0,0,0,0,0,14,0,0,0,0,0,0,0,0,0,0,0,0,0,0,0,0,0,0,0,0,0,0,0,0,0,0,0,0,0,0,0,0,0,0,0,0,0,0,0,0,26,
+40,0,0,0,0,0,26,28,28,28,28,27,0,0,0,0,0,0,14,0,0,0,0,0,0,0,0,0,14,0,0,0,0,0,0,0,0,0,0,0,0,0,0,0,0,0,0,0,0,0,0,0,0,0,0,0,0,0,0,0,0,0,0,0,0,0,0,0,0,26,
+40,0,0,0,0,0,26,28,28,28,28,27,0,0,0,0,0,0,14,0,0,0,0,0,0,0,0,0,14,0,0,0,0,0,0,0,0,0,0,0,0,0,0,0,0,0,0,0,0,0,0,0,0,0,0,0,0,0,0,0,0,0,0,0,0,0,0,0,0,26,
+40,0,0,0,0,9,33,28,28,28,28,27,0,0,0,0,0,0,14,0,0,0,0,0,17,0,0,0,14,0,0,0,0,0,0,0,0,0,0,0,0,0,0,0,0,0,0,0,0,0,0,0,0,0,0,0,0,0,0,0,0,0,0,0,0,0,0,0,0,26,
+0,0,0,0,0,26,28,28,28,28,28,27,0,0,0,0,0,0,14,0,0,0,0,0,14,0,0,0,14,0,0,0,0,0,0,0,0,0,0,0,0,0,0,0,0,0,0,0,0,0,0,0,0,0,0,0,0,0,0,0,0,0,0,0,0,0,0,0,0,26,
+0,0,0,0,0,26,28,28,28,28,28,27,0,0,0,0,0,0,14,0,0,0,0,0,14,0,0,0,14,0,0,0,0,0,0,0,0,0,0,0,0,0,0,0,0,0,0,0,0,0,0,0,0,0,0,0,0,0,0,0,0,0,0,0,0,0,0,0,0,26,
+0,0,0,0,9,33,28,28,28,28,28,27,0,0,0,0,0,0,14,0,0,0,0,0,14,0,0,0,14,0,0,0,0,0,0,0,0,0,0,0,0,0,0,0,0,0,0,0,0,0,0,0,0,0,0,0,0,0,0,0,0,0,0,0,0,0,0,0,0,26,
+0,0,0,0,26,28,28,28,28,28,28,27,0,0,0,0,0,0,14,0,0,0,0,0,14,0,0,0,14,0,0,0,0,0,0,0,0,0,0,0,0,0,0,0,0,0,0,0,0,0,0,0,0,0,0,0,0,0,0,0,0,0,0,0,0,0,0,0,0,26,
+36,36,36,36,33,64,64,64,64,64,64,32,36,36,36,36,36,36,36,36,36,36,36,36,36,36,36,36,36,36,36,36,36,36,36,36,36,36,36,36,36,36,36,36,36,36,36,36,36,36,36,36,36,36,36,36,36,36,36,36,36,36,36,36,36,36,36,36,36,33
 </data>
   </layer>
   <group id="15" name="fg decoration"/>
  </group>
  <group id="13" name="systems">
   <objectgroup id="3" name="transitions">
-   <object id="3" template="tiled_templates/Trigger.tx" name="room_0" class="Trigger" x="-29" y="236" width="35" height="91.993"/>
+   <object id="3" template="tiled_templates/Trigger.tx" name="room_0" class="Trigger" x="-28" y="7" width="35" height="91.993"/>
   </objectgroup>
   <objectgroup id="4" name="spawns">
-   <object id="2" template="tiled_templates/Spawn.tx" name="room_0" class="Spawn" x="32.0238" y="278.672">
+   <object id="2" template="tiled_templates/Spawn.tx" name="room_0" class="Spawn" x="12" y="48">
     <properties>
      <property name="player_facing" value="right"/>
     </properties>
Not shown, changed: Todo List
Not shown, changed: rooms/tiled_worlds/test_world.world
Not shown, changed: untitled.tiled-session
